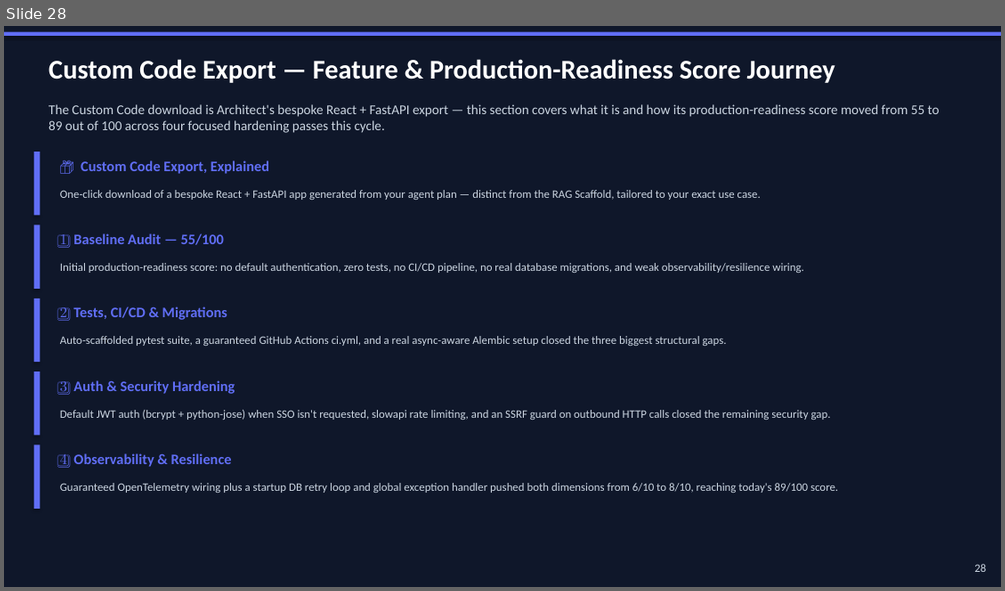
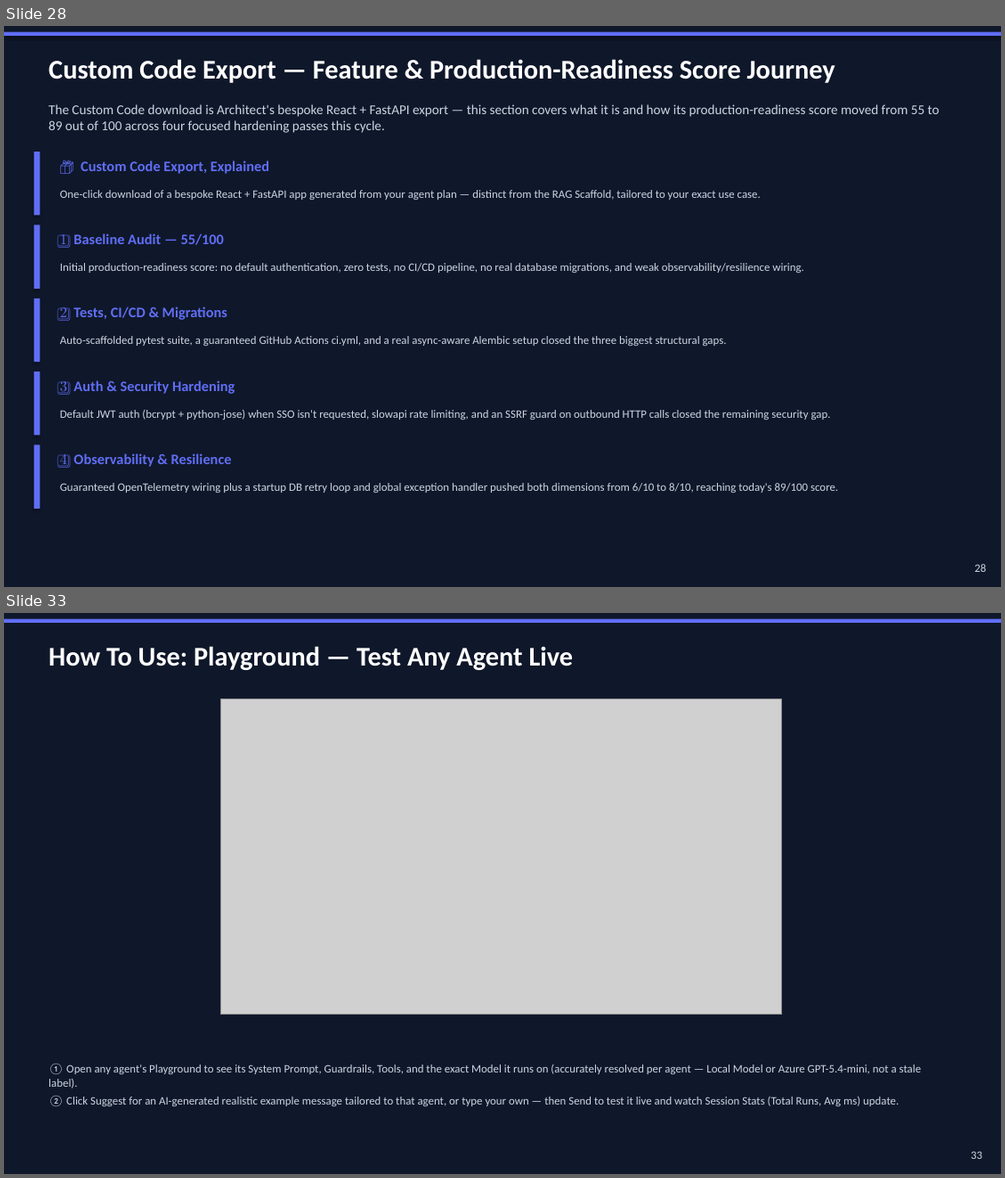
Before and after one commit to nsureshmanikandan/AgentForge, a slide deck: docs/AgentForge-PresentationV8.pptx. Shown one above the other, each under a label of ours: slide 28 before the commit, slides 28 and 33 after it; the slides between them are not shown. The pictures are 1005x591 and 1005x1178 pixels, drawn with LibreOffice and Linux fonts; fonts in the diff are those of the drawing; grey boxes stand for pictures. Boxes give left, top, right and bottom in pixels: in the first picture for what was removed or moved away, otherwise in the second. Text is boxed around its words. In the diff, an @@ line names an element or a change of style, - is before the commit and + after.

Commit message:
Add screenshot-based usage guide for the core build flow to presentation
Added 5 new slides with live screenshots (captured via Playwright against
the running app) and step-by-step "how to use" captions for the features
built/changed this session:

- Visual Builder: Templates panel + Auto-Build (NL -> workflow generation)
- Visual Builder: Agent Config (Local Model / Azure GPT-5.4-mini per-agent
  dropdown) + Export Code
- Visual Builder: Run dialog (AI-suggested input) + Deploy
- Architect (Prompt-to-Agent) + Agent Studio (agent list/management)
- Playground: Test Agent screen with the Suggest button and accurate
  per-agent model display

Deck is now 34 slides; verified page numbers are sequential end-to-end.

```diff
--- a/docs/AgentForge-PresentationV8.pptx
+++ b/docs/AgentForge-PresentationV8.pptx
@@ slide 33 added at box(4, 613, 1001, 1174), background #FFFFFF @@
@@ rectangle added at box(4, 613, 1001, 1174), fill #0F172A @@
@@ rectangle added at box(4, 619, 1001, 623), fill #606EF5 @@
@@ text added at box(48, 646, 574, 670), 26 pt, text #FFFFFF, bold @@
+How To Use: Playground — Test Any Agent Live
@@ picture added at box(221, 699, 782, 1014) @@
@@ text added at box(48, 1063, 922, 1106), 11 pt, text #CBD5E1 @@
+① Open any agent's Playground to see its System Prompt, Guardrails, Tools, and the exact Model it runs on (accurately resolved per agent — Local Model or Azure GPT-5.4-mini, not a stale label).
+② Click Suggest for an AI-generated realistic example message tailored to that agent, or type your own — then Send to test it live and watch Session Stats (Total Runs, Avg ms) update.
@@ text added at box(971, 1151, 982, 1159), 11 pt, text #CBD5E1 @@
+33
```
Also in this commit, not shown: 4 slides changed, 4 other slides added.
